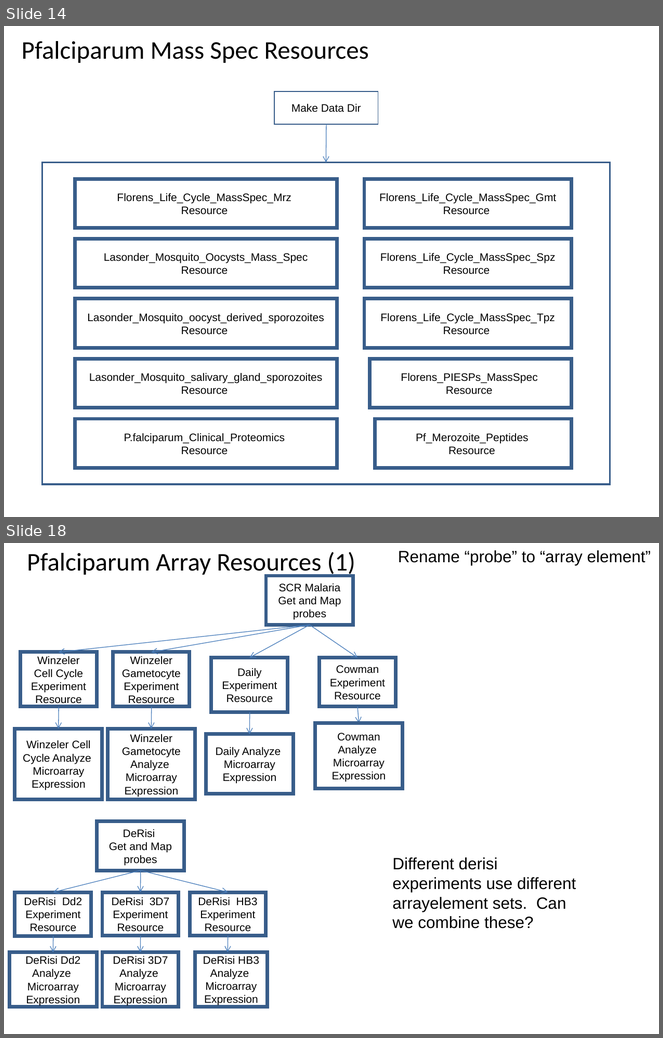
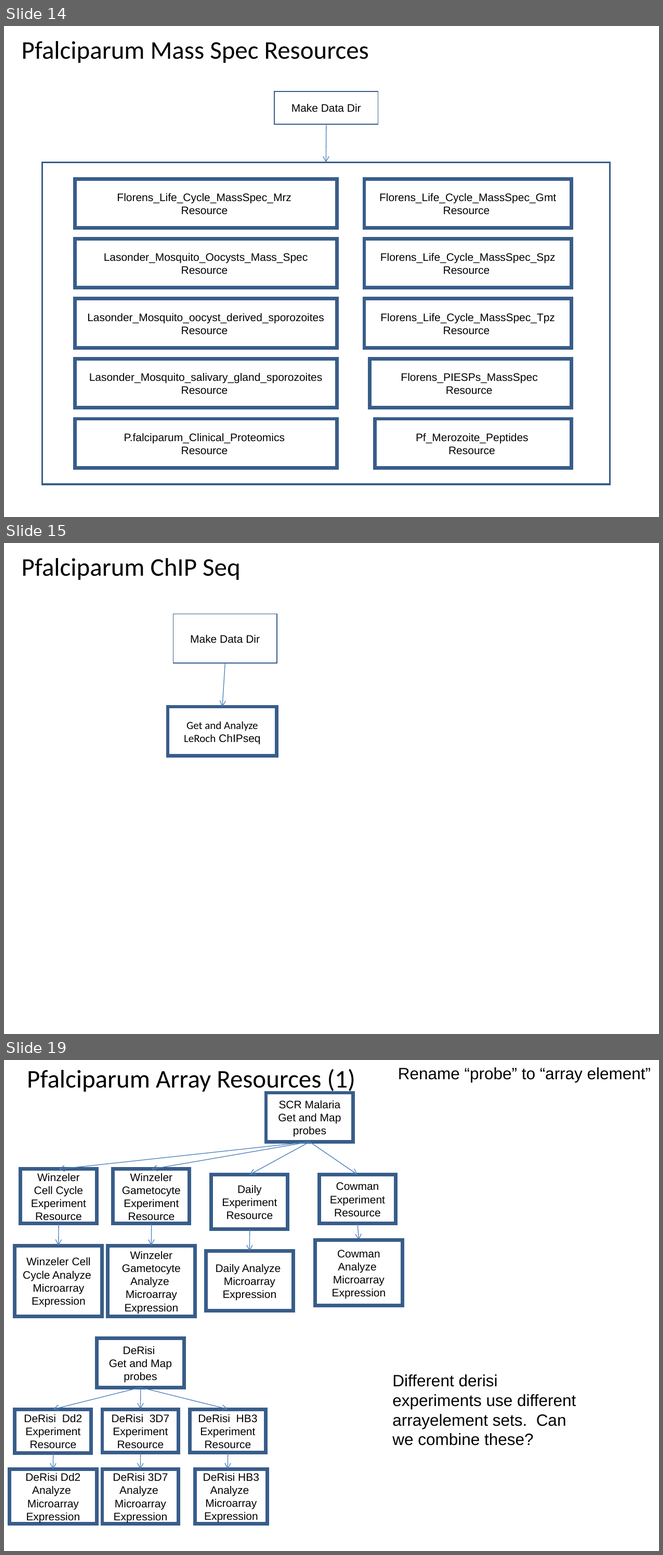
Before and after one commit to VEuPathDB/ApiCommonWorkflow, a slide deck: Main/doc/IntegratedWorkflow.ppt. Shown one above the other, each under a label of ours: slides 14 and 18 before the commit, slides 14, 15 and 19 after it; the slides between them are not shown. The pictures are 663x1038 and 663x1555 pixels, drawn with LibreOffice and Linux fonts; fonts in the diff are those of the drawing. Boxes give left, top, right and bottom in pixels: in the first picture for what was removed or moved away, otherwise in the second. Text is boxed around its words. In the diff, an @@ line names an element or a change of style, - is before the commit and + after.

```diff
--- a/Main/doc/IntegratedWorkflow.ppt
+++ b/Main/doc/IntegratedWorkflow.ppt
@@ slide 15 added at bbox=[4, 543, 659, 1034], background #FFFFFF @@
@@ title added at bbox=[22, 558, 241, 580], 28 pt, text #000000 @@
+Pfalciparum ChIP Seq
@@ rectangle added at bbox=[173, 614, 276, 663], outline #385D8A 0.99 pt, 12 pt, text #000000 @@
+Make Data Dir
@@ arrow added from (226, 663) to (222, 707), #4A7EBB 0.74 pt @@
@@ rectangle added at bbox=[168, 707, 277, 756], outline #385D8A 4 pt, 12 pt, text #000000 @@
+Get and Analyze LeRoch ChIPseq
@@ what was slide 18 is now slide 19 @@
```
Also in this commit, not shown: 4 slides changed.
